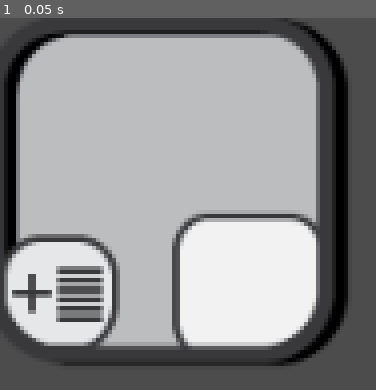
Above: before the commit, frame 1.
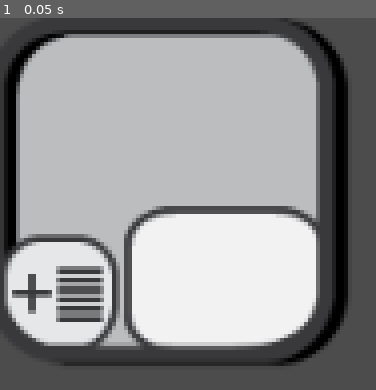
Above: after the commit, the same moment.

Repository: TwitchtvCarbs/MinecraftRecipeCalc
Game: Godot game, scene res://GUI/Menu_Required_Items/MenuItem.tscn
Two runs of this game, one before a commit and one after it. Both use one fixed random seed, a clock stepped at 60 frames per second and the inputs below. The project has no main scene, so this scene is started directly.
Inputs:
- Up to frame 1 (0.05 s): no input

The runs differ from the first frame. In frame 1, 7.2% of the frame differs, in the area x 32-85%, y 50-90%.

Commit message:
Added in the start of images in to each item. This will likely be replaced with custom images or load them from the wiki.

Diff:
--- a/GUI/Menu_Required_Items/MenuItem.gd
+++ b/GUI/Menu_Required_Items/MenuItem.gd
@@ -16,6 +16,7 @@
 
 func _setName(name):
 	$HBox/VBox/ItemName.text = name
+	$HBox/ItemIconBG/ItemIcon.texture = load("res://GUI//Menu_Images//Items//"+String(name).replace(" ","_")+".png")
 
 func _setAmount(amount):
 	$HBox/ItemIconBG/ItemIconNumber/IconNumber.text = String(amount)
--- a/GUI/Menu_Required_Items/MenuItem.tscn
+++ b/GUI/Menu_Required_Items/MenuItem.tscn
@@ -56,16 +56,36 @@
 stretch_mode = 0
 _sections_unfolded = [ "Anchor" ]
 
-[node name="ItemIconNumber" type="TextureRect" parent="HBox/ItemIconBG" index="0"]
-
+[node name="ItemIcon" type="TextureRect" parent="HBox/ItemIconBG" index="0"]
+
+anchor_left = 0.0
+anchor_top = 0.0
+anchor_right = 1.0
+anchor_bottom = 1.0
+margin_left = 25.0
+margin_top = 4.0
+margin_right = -28.0
+margin_bottom = -49.0
+rect_pivot_offset = Vector2( 0, 0 )
+rect_clip_content = false
+mouse_filter = 1
+mouse_default_cursor_shape = 0
+size_flags_horizontal = 1
+size_flags_vertical = 1
+expand = true
+stretch_mode = 0
+
+[node name="ItemIconNumber" type="TextureRect" parent="HBox/ItemIconBG" index="1"]
+
+editor/display_folded = true
 anchor_left = 1.0
 anchor_top = 1.0
 anchor_right = 1.0
 anchor_bottom = 1.0
-margin_left = -55.0
-margin_top = -49.0
-margin_right = -7.0
-margin_bottom = -2.0
+margin_left = -71.0
+margin_top = -51.0
+margin_right = -6.0
+margin_bottom = -3.0
 rect_pivot_offset = Vector2( 0, 0 )
 rect_clip_content = false
 mouse_filter = 1
@@ -97,7 +117,7 @@
 max_lines_visible = -1
 _sections_unfolded = [ "Material", "Rect", "Theme", "Visibility", "custom_colors" ]
 
-[node name="ItemIconAdd" type="TextureRect" parent="HBox/ItemIconBG" index="1"]
+[node name="ItemIconAdd" type="TextureRect" parent="HBox/ItemIconBG" index="2"]
 
 anchor_left = 0.0
 anchor_top = 1.0
@@ -116,7 +136,7 @@
 stretch_mode = 0
 _sections_unfolded = [ "Margin", "Rect" ]
 
-[node name="ItemIconOverlay" type="TextureRect" parent="HBox/ItemIconBG" index="2"]
+[node name="ItemIconOverlay" type="TextureRect" parent="HBox/ItemIconBG" index="3"]
 
 anchor_left = 0.0
 anchor_top = 0.0
Binary file changed: GUI/Menu_Images/ItemIconCheckBG.png
Binary file changed: GUI/Menu_Images/ItemIconCheckedBG.png
Not shown, changed: .gitignore
